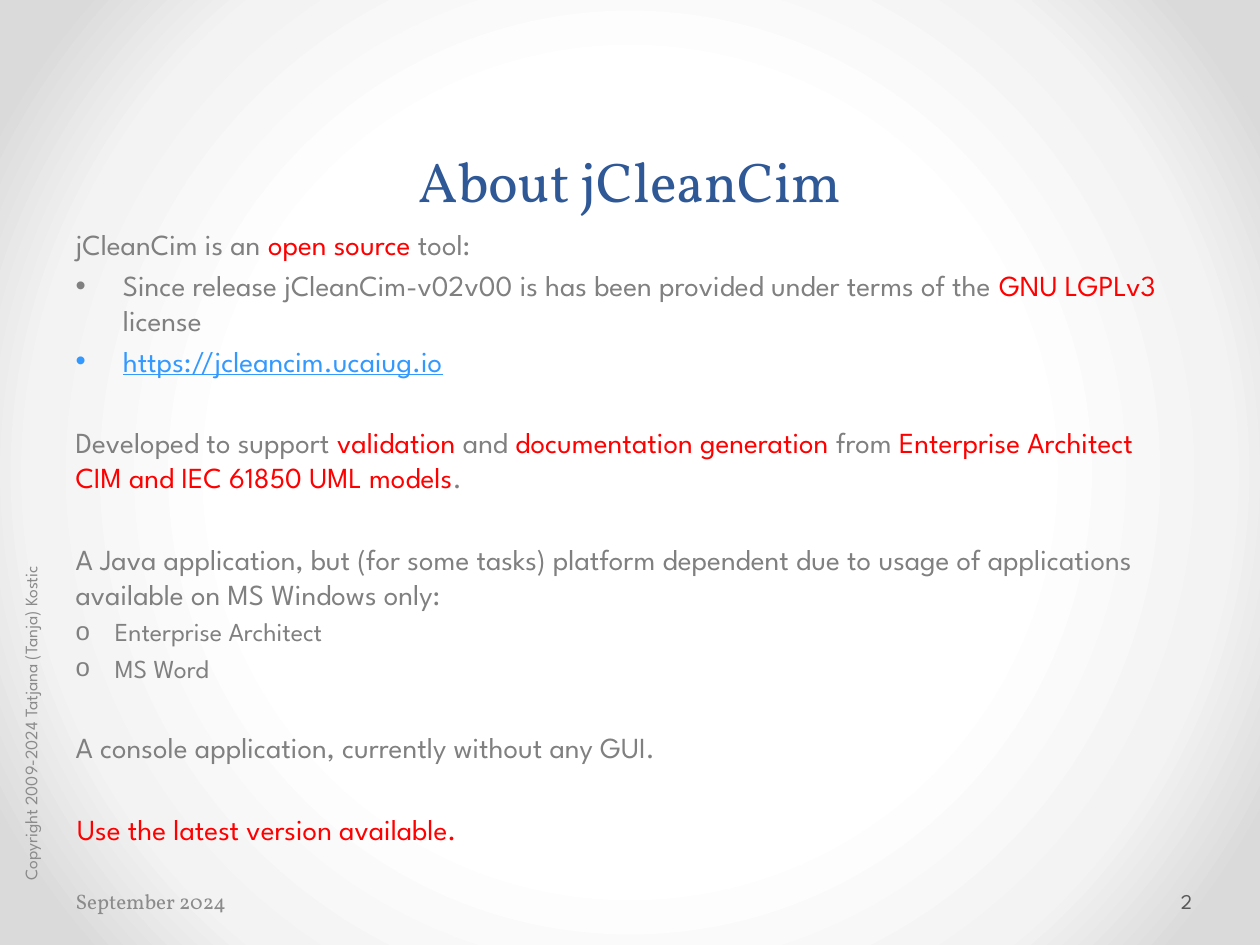
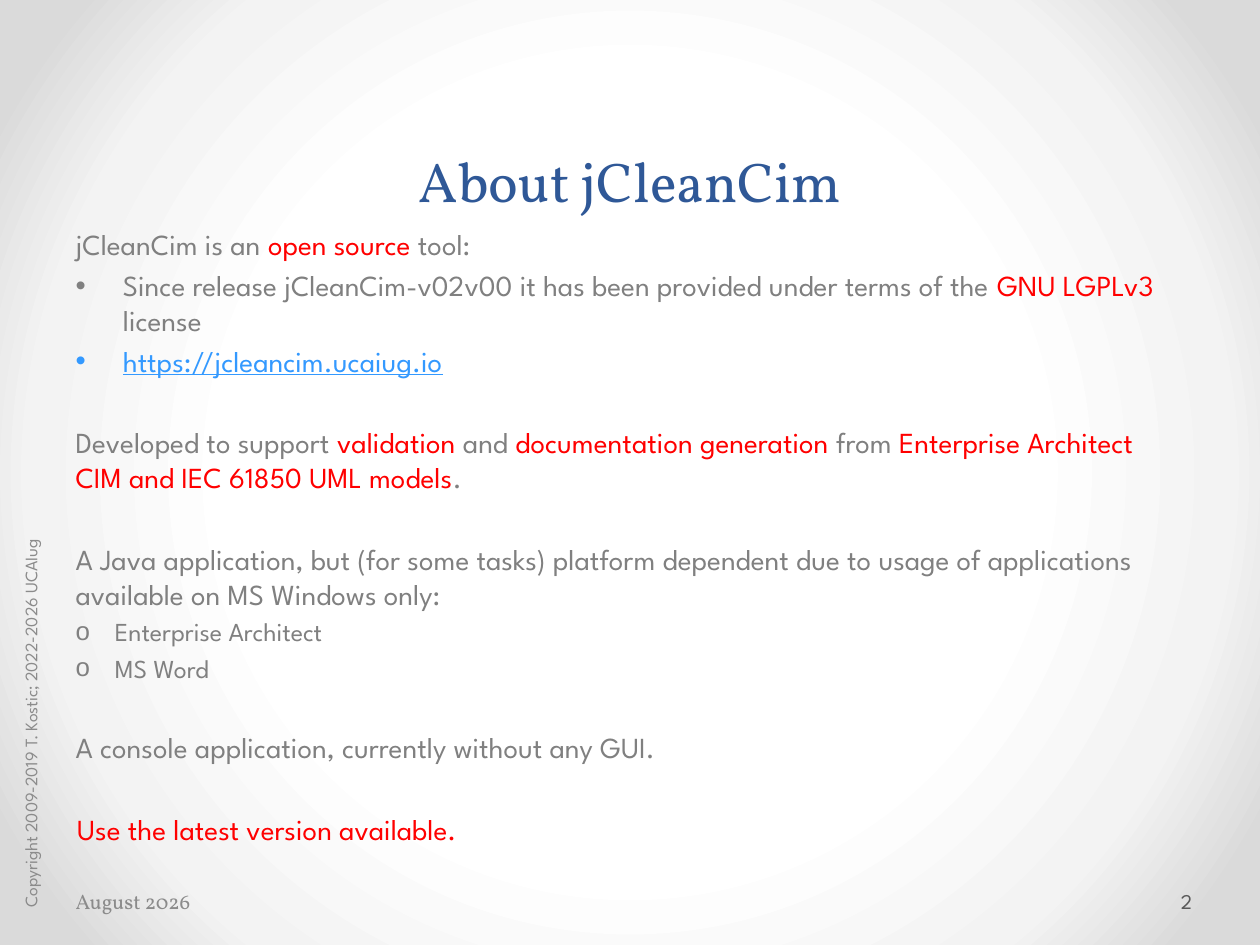
Before and after one commit to cimug-org/jCleanCim, a slide deck: slide 2 of doc/jCleanCimIntro.pptx. Drawn at 1260x945 pixels with LibreOffice and Linux fonts; fonts in the diff are those of the drawing. Boxes give left, top, right and bottom in pixels: in the first picture for what was removed or moved away, otherwise in the second. Text is boxed around its words. In the diff, an @@ line names an element or a change of style, - is before the commit and + after.

Commit message:
Final commit for 2.4.0 release

```diff
--- a/doc/jCleanCimIntro.pptx
+++ b/doc/jCleanCimIntro.pptx
@@ text at (x1=123, y1=276, x2=1154, y2=331): text changed @@
-• Since release jCleanCim-v02v00 is has been provided under terms of the GNU LGPLv3 license
+• Since release jCleanCim-v02v00 it has been provided under terms of the GNU LGPLv3 license
@@ text at (x1=17, y1=544, x2=43, y2=906): text changed @@
-Copyright 2009-2024 Tatjana (Tanja) Kostic
+Copyright 2009-2019 T. Kostic; 2022-2026 UCAIug
@@ text at (x1=76, y1=895, x2=191, y2=914): text changed @@
-September 2024
+August 2026
```
Also in this commit, not shown: 75 other slides changed, 1 slide removed, 53 other files.
